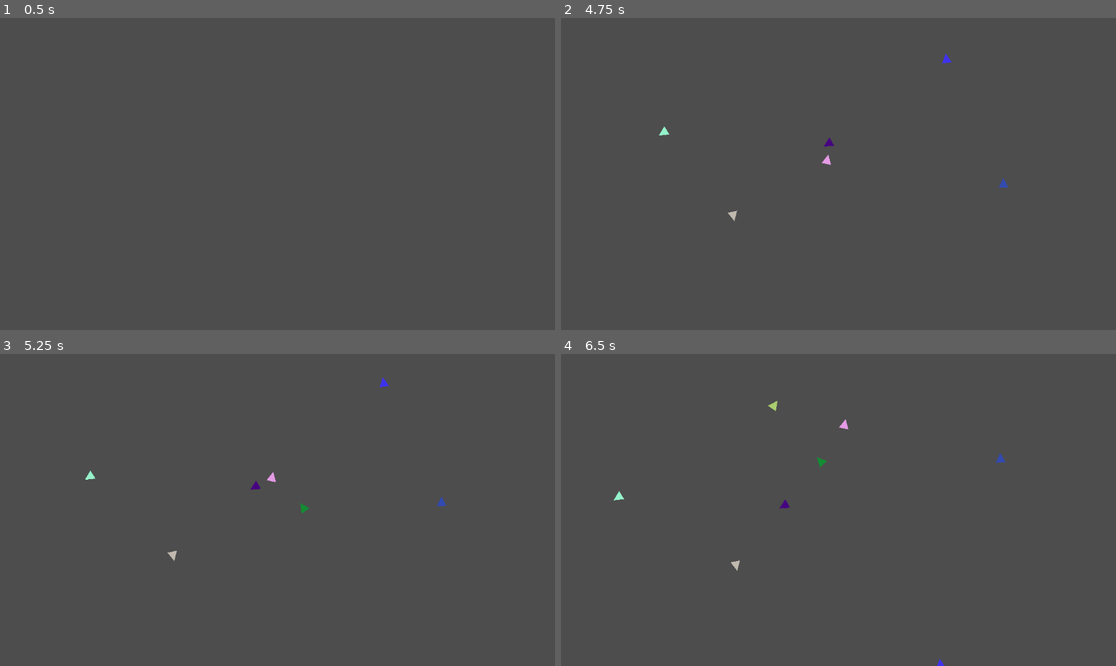
Above: before the commit, frames 1-4 (two rows, left to right).
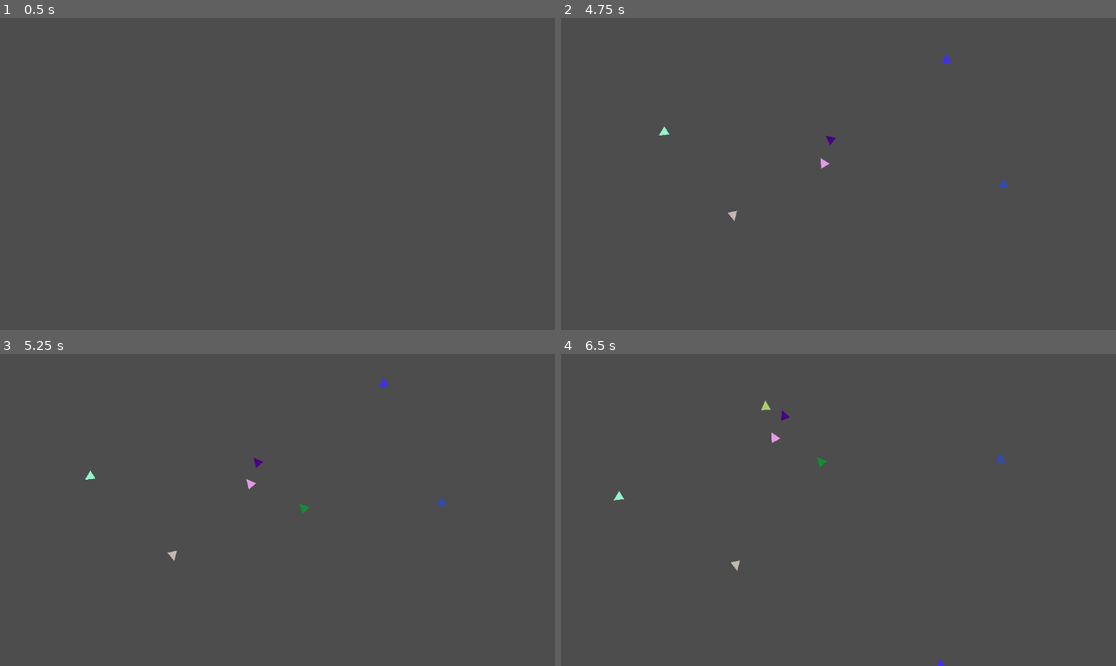
Above: after the commit, the same moments.

Repository: xv-k/BoidTest
Game: Godot game, scene res://world.tscn
The game is run twice, just before and just after one commit, with the same random seed, the same clock (stepped at 60 frames per second) and the same inputs.
Inputs (mouse positions are in pixels of both pictures, inside the frame that each line leads up to):
- Up to frame 1 (0.5 s): no input
- Up to frame 2 (4.75 s): tap Enter at 0.5, 2.75 s; move the mouse to (960, 158) at 0.52 s; click (960, 158) at 0.6 s; tap Space at 1.25 s; move the mouse to (727, 189) at 1.27 s; click (727, 189) at 1.35 s; move the mouse to (894, 105) at 2.02 s; click (894, 105) at 2.1 s; move the mouse to (810, 236) at 2.77 s; click (810, 236) at 2.85 s; move the mouse to (1005, 220) at 3.52 s; click (1005, 220) at 3.6 s; move the mouse to (672, 127) at 4.27 s; click (672, 127) at 4.35 s
- Up to frame 3 (5.25 s): move the mouse to (305, 510) at 5.02 s; click (305, 510) at 5.1 s
- Up to frame 4 (6.5 s): move the mouse to (755, 432) at 5.77 s; click (755, 432) at 5.85 s

Frame 1 is identical in both runs. In frame 2, less than 0.1% of the frame differs, in the area x 46-50%, y 37-49%; in frame 3, 0.1%; in frame 4, 0.2%, in the area x 36-52%, y 14-50%.

Commit message:
added steering simplified

Diff:
--- a/boid.gd
+++ b/boid.gd
@@ -9,6 +9,11 @@
 var screen_size : Vector2
 var movv := 48
 var number: int
+
+#var avgVel:= Vector2.ZERO
+#var avgDir:= Vector2.ZERO
+#var avgPos := Vector2.ZERO
+#var steerAway := Vector2.ZERO
 
 var direction: Vector2
 
@@ -22,14 +27,14 @@
 
 func _physics_process(_delta):
 	velocity = direction * boid_speed
-	var min_angle = rotation
+	#var min_angle = rotation
 	#angle_to_point returns the angle between the line connecting the two points and the X axis, in radians.
-	var max_angle = velocity.angle_to_point(Vector2.ZERO) - PI/2
-	rotation = lerp_angle(min_angle, max_angle,0.4)
-
+	#var max_angle = velocity.angle_to_point(Vector2.ZERO) - PI/2
+	#rotation = lerp_angle(min_angle, max_angle,0.4)
+	rotation = direction.angle() + PI/2
 	#disable it and set the collision layer of the physics layer from the tileset back to 1
 	torus_world()
-
+	boids()
 	#apperantly delta is automatically applied in move and slide?
 	move_and_slide()
 
@@ -45,15 +50,37 @@
 		position.y = 0
 
 
-
+func boids():
+	#only if there are boids in range
+	if boids_in_range.size() > 0:
+		#avgVel = Vector2.ZERO
+		#avgPos = Vector2.ZERO
+		var avgDir = Vector2.ZERO
+		#loop over all boids in range and add their positions and volecities
+		for boid in boids_in_range:
+			#avgVel += boid.velocity
+			avgDir += boid.direction.normalized()
+			#avgPos += boid.position
+		#everage the positions and velocities
+		#prints("before average", avgDir)
+		#avgVel = avgVel / boids_in_range.size()
+		#avgPos = avgPos / boids_in_range.size()
+		#avgDir = avgDir / boids_in_range.size()
+		#prints("after average", avgDir)
+		#add the average of all velocities (in range) and your velocity to yopur velocity ( so it becomes closer to the average)
+		#velocity += (avgVel - velocity)/2
+		#direction = avgDir
+		direction = lerp(direction, avgDir.normalized(), 0.05)
+		#same for ^position
+		#position += (avgPos - velocity)/2
 
 
 func _on_area_2d_area_entered(area):
-	if area != self and area.is_in_group("boid_area"): #dont think the self check is needed (and area also not probably)
+	#if area != self and area.is_in_group("boid_area"): #dont think the self check is needed (and area also not probably)
 		#prints("entered")
-		boids_in_range.append(area.get_parent().number)
-		prints("enter", number, "sees", boids_in_range)
-
+		#boids_in_range.append(area.get_parent().number)
+		#prints("enter", number, "sees", boids_in_range)
+	boids_in_range.append(area.get_parent())
 
 func _on_area_2d_area_exited(area):
 	#print("exited")
@@ -63,5 +90,6 @@
 
 
 	#boids_in_range = boids_in_range.filter(func(i): return number != i)
-	boids_in_range.erase(area.get_parent().number)
-	prints("exit", number, "sees", boids_in_range)
+	#boids_in_range.erase(area.get_parent().number)
+	#prints("exit", number, "sees", boids_in_range)
+	boids_in_range.erase(area.get_parent())
